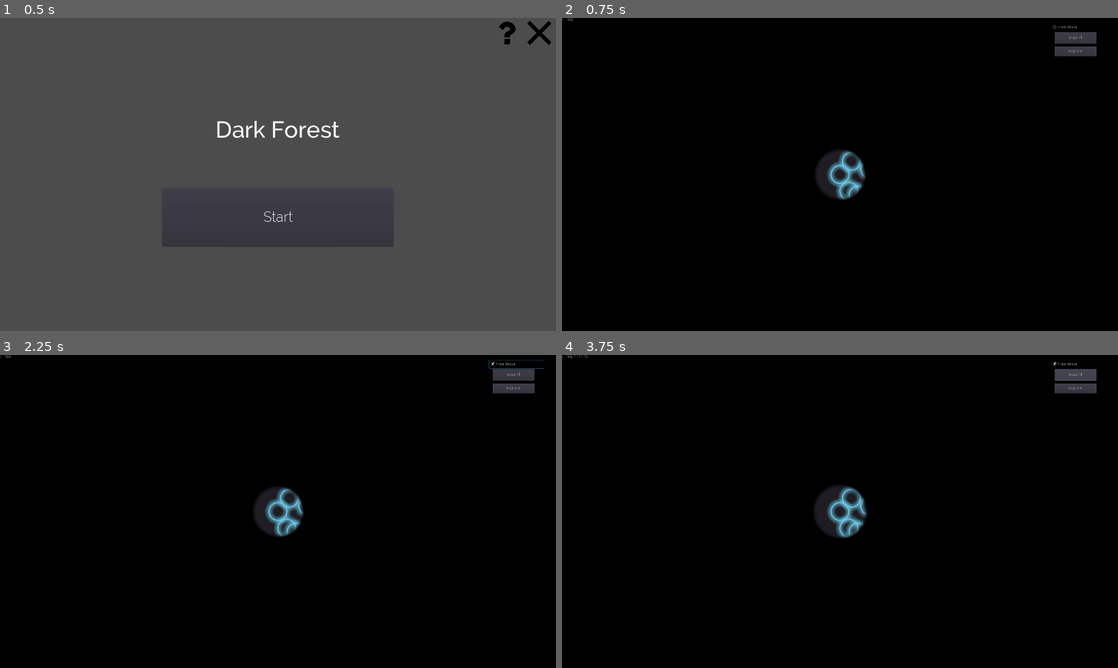
Above: before the commit, frames 1-4 (two rows, left to right).
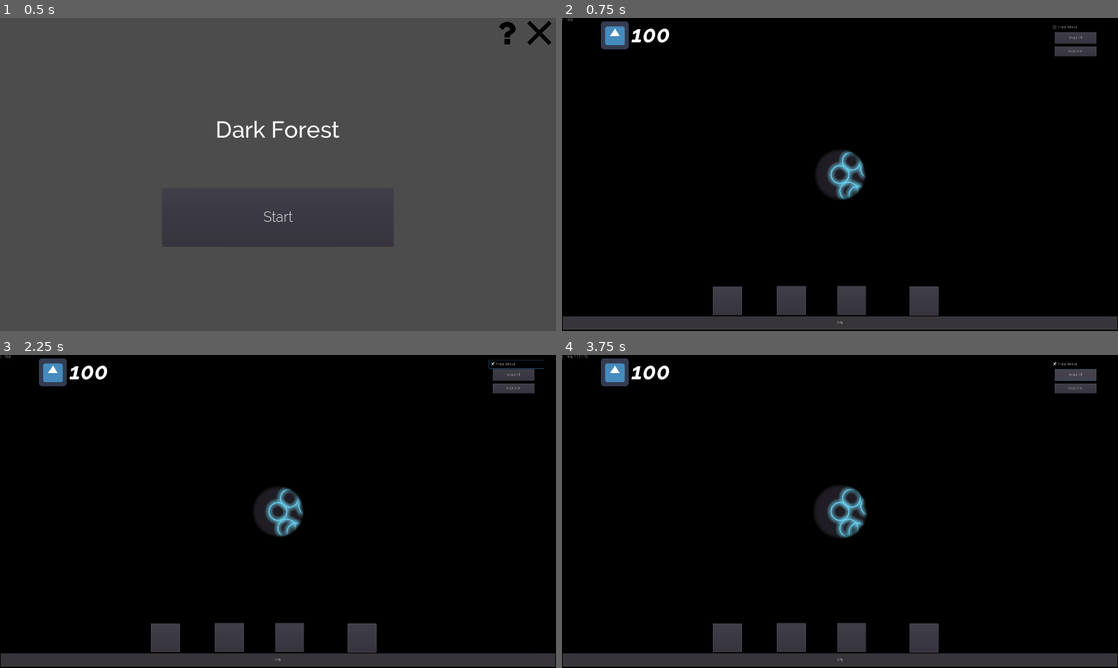
Above: after the commit, the same moments.

Repository: WeLoveGodot/GameOff2019
Game: Godot game, scene res://scene/Menu.tscn
The game is run twice, just before and just after one commit, with the same random seed, the same clock (stepped at 60 frames per second) and the same inputs. The engine's default icon, where the game draws it, is replaced by a stand-in: a white triangle on a blue panel in a dark square.
Inputs (mouse positions are in pixels of both pictures, inside the frame that each line leads up to):
- Up to frame 1 (0.5 s): no input
- Up to frame 2 (0.75 s): click "Start" at 0.5 s
- Up to frame 3 (2.25 s): click (289, 636) at 1.27 s; click "Free Move" at 2 s
- Up to frame 4 (3.75 s): click (728, 636) at 2.77 s; click "expand" at 3.5 s

Frame 1 is identical in both runs. In frame 2, 6.8% of the frame differs, in the area x 0-100%, y 1-100%; in frame 3, 6.8%; in frame 4, 6.8%.

Commit message:
feat(ui): put mainui into game scene
and fix bugs

Diff:
--- a/scene/Game.tscn
+++ b/scene/Game.tscn
@@ -7,7 +7,8 @@
 [ext_resource path="res://resource/shader/new_shadermaterial.material" type="Material" id=5]
 [ext_resource path="res://resource/raw_fonts/Raleway/Raleway-Regular.ttf" type="DynamicFontData" id=6]
 [ext_resource path="res://scene/Holes.tscn" type="PackedScene" id=7]
-[ext_resource path="res://scene/DebugUI.gd" type="Script" id=8]
+[ext_resource path="res://scene/MainGUI.tscn" type="PackedScene" id=8]
+[ext_resource path="res://scene/DebugUI.gd" type="Script" id=9]
 
 [sub_resource type="DynamicFont" id=1]
 size = 32
@@ -57,12 +58,14 @@
 
 [node name="Tween" type="Tween" parent="."]
 
+[node name="MainGUI" parent="." instance=ExtResource( 8 )]
+
 [node name="DebugUI" type="CanvasLayer" parent="."]
 
 [node name="DebugMenu" type="Control" parent="DebugUI"]
 margin_right = 1916.0
 margin_bottom = 1079.0
-script = ExtResource( 8 )
+script = ExtResource( 9 )
 
 [node name="CheckBox" type="CheckBox" parent="DebugUI/DebugMenu"]
 margin_left = 1689.37
--- a/scene/MainGUI.gd
+++ b/scene/MainGUI.gd
@@ -12,29 +12,30 @@
 var _tech = 0
 var _energy = 0
 var _planet
+var _resource = 0
 
 
 # Called when the node enters the scene tree for the first time.
 func _ready():
-	$ProgressBar.value = _tech
-	$Resource.text = str(_resource)
+  $ProgressBar.value = _tech
+  #$Resource.text = String(_resource)
 
 func set_planet(planet):
-	_planet = planet
+  _planet = planet
 
 # Called every frame. 'delta' is the elapsed time since the previous frame.
 #func _process(delta):
-#	pass
+#  pass
 func Upgrade(planet):
-	if planet.energy >= consumption_tech:
-		planet.energy -= consumption_tech
-		planet.tech += delta_tech
-		$Resource.text = str(planet.resource)
-		$ProgressBar.value = planet.tech
+  if planet.energy >= consumption_tech:
+    planet.energy -= consumption_tech
+    planet.tech += delta_tech
+    $Resource.text = str(planet.resource)
+    $ProgressBar.value = planet.tech
 
 
 func _on_Upgrade_pressed():
-	print("Upgrade Button Clicked")
-		$ProgressBar.value += delta_tech
-	print($ProgressBar.value)
-	$Resource
+  print("Upgrade Button Clicked")
+  $ProgressBar.value += delta_tech
+  print($ProgressBar.value)
+  $Resource
Not shown: 1 places in scene/Game.tscn that only renumber resources
